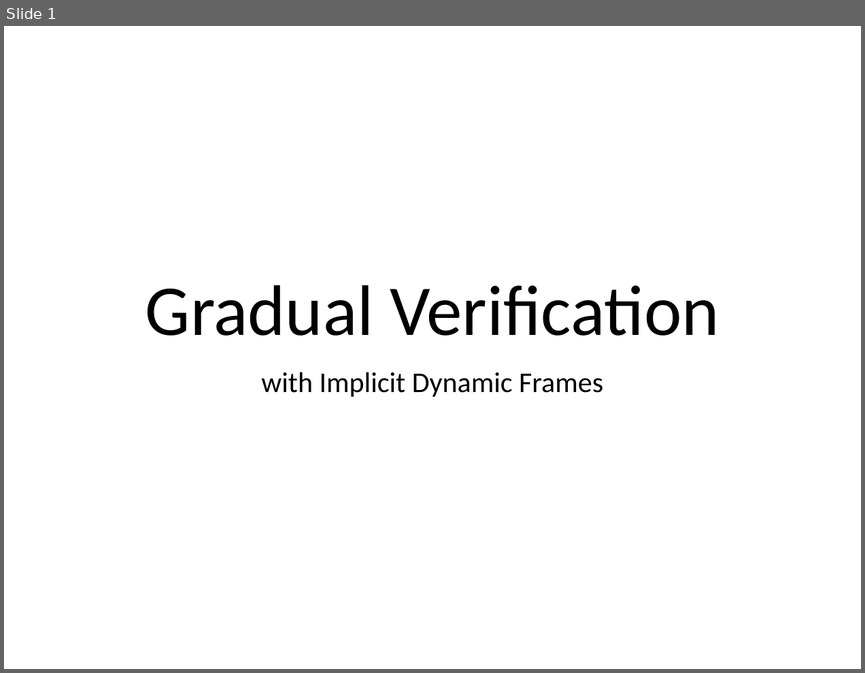
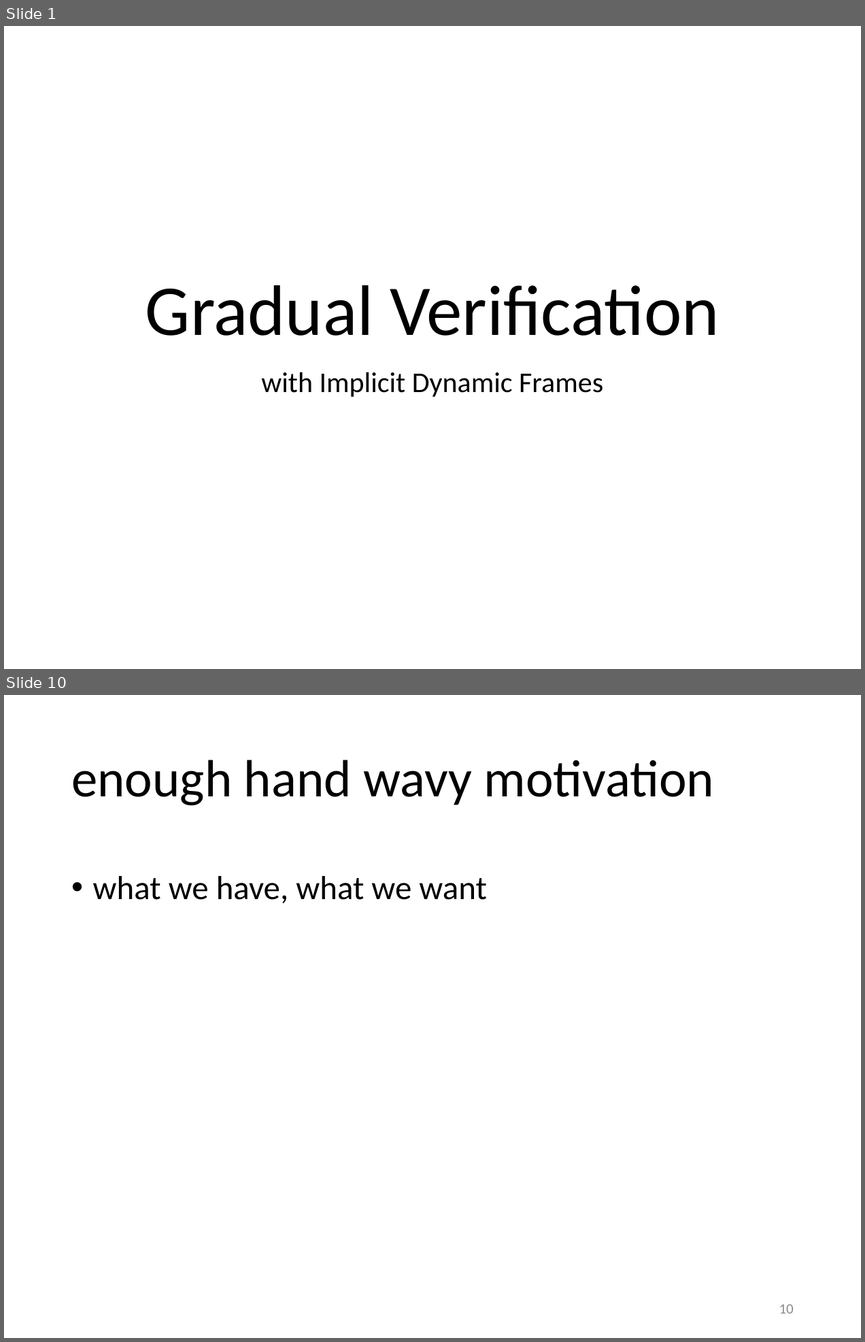
Before and after one commit to olydis/GradVerThesis, a slide deck: presentation/PLunch.pptx. Shown one above the other, each under a label of ours: slide 1 before the commit, slides 1 and 10 after it; the slides between them are not shown. The pictures are 865x673 and 865x1342 pixels, drawn with LibreOffice and Linux fonts; fonts in the diff are those of the drawing. Boxes give left, top, right and bottom in pixels: in the first picture for what was removed or moved away, otherwise in the second. Text is boxed around its words. In the diff, an @@ line names an element or a change of style, - is before the commit and + after.

```diff
--- a/presentation/PLunch.pptx
+++ b/presentation/PLunch.pptx
@@ slide 10 added at box(4, 695, 861, 1338), background #FFFFFF @@
@@ title added at box(71, 760, 715, 806), 44 pt, text #000000 @@
+enough hand wavy motivation
@@ text added at box(93, 876, 487, 903), 28 pt, text #000000 @@
+• what we have, what we want
@@ page number added at box(779, 1304, 793, 1313), 12 pt, text #8C8C8C @@
+10
```
Also in this commit, not shown: 9 slides changed, 1 other slide added, 7 other files.
